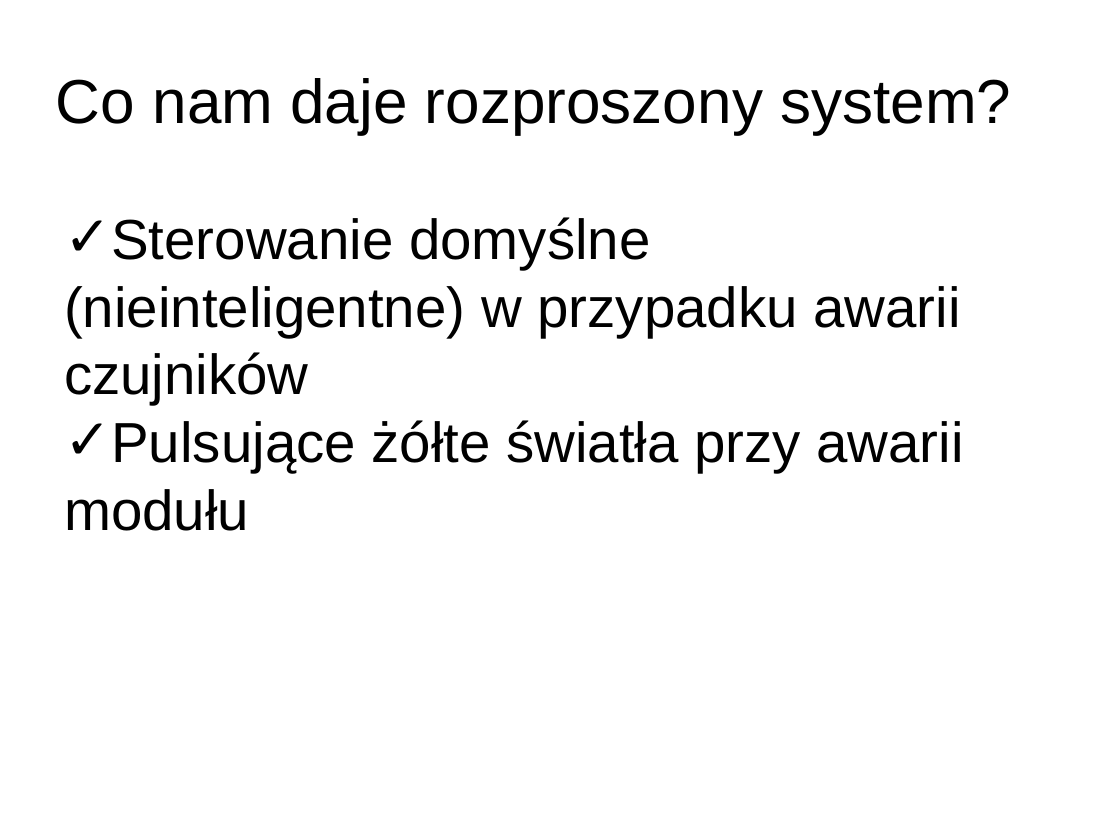
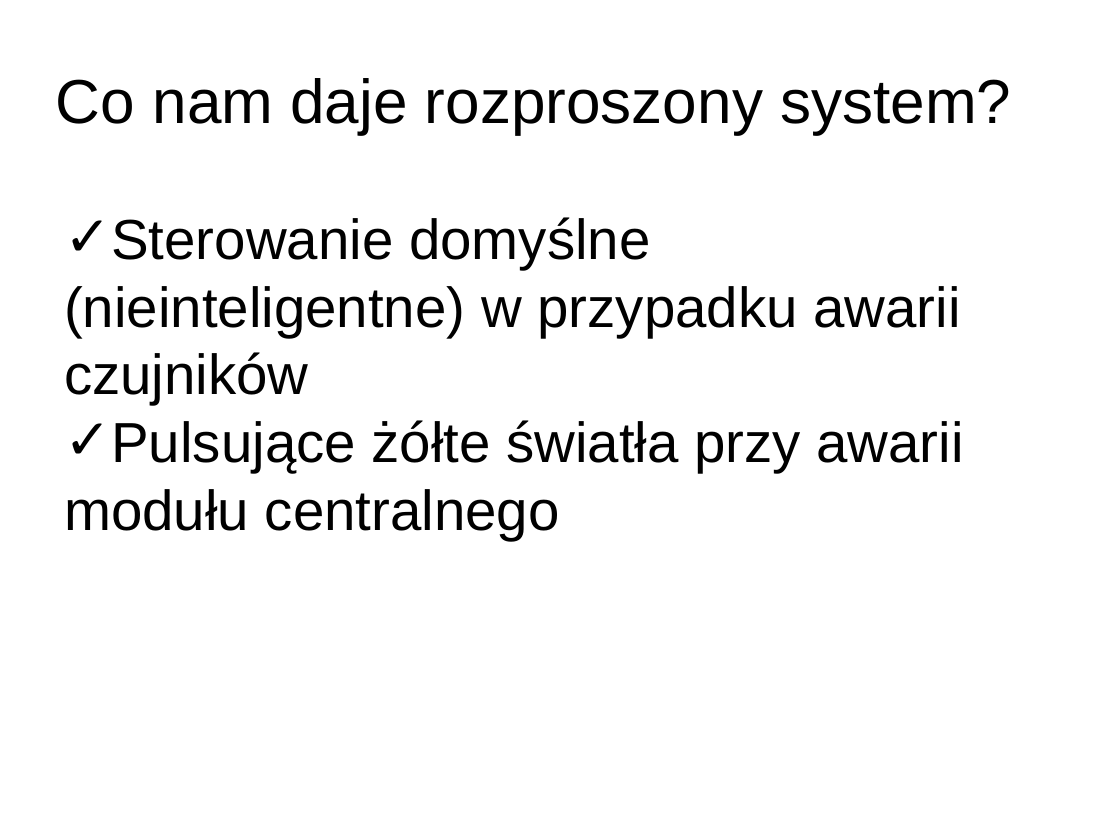
Before and after one commit to AleksanderPasiut/APProject_TrafficLights, a slide deck: slide 7 of prezentacja.pptx (slide 10 before the commit). Drawn at 1120x840 pixels with LibreOffice and Linux fonts; fonts in the diff are those of the drawing; background and template pictures are left out. Boxes give left, top, right and bottom in pixels: in the first picture for what was removed or moved away, otherwise in the second. Text is boxed around its words. In the diff, an @@ line names an element or a change of style, - is before the commit and + after.

```diff
--- a/prezentacja.pptx
+++ b/prezentacja.pptx
@@ text at <box>64,420,964,540</box>: text changed @@
-✓ Pulsujące żółte światła przy awarii modułu
+✓ Pulsujące żółte światła przy awarii modułu centralnego
```
Also in this commit, not shown: 5 other slides changed, 1 other file.
